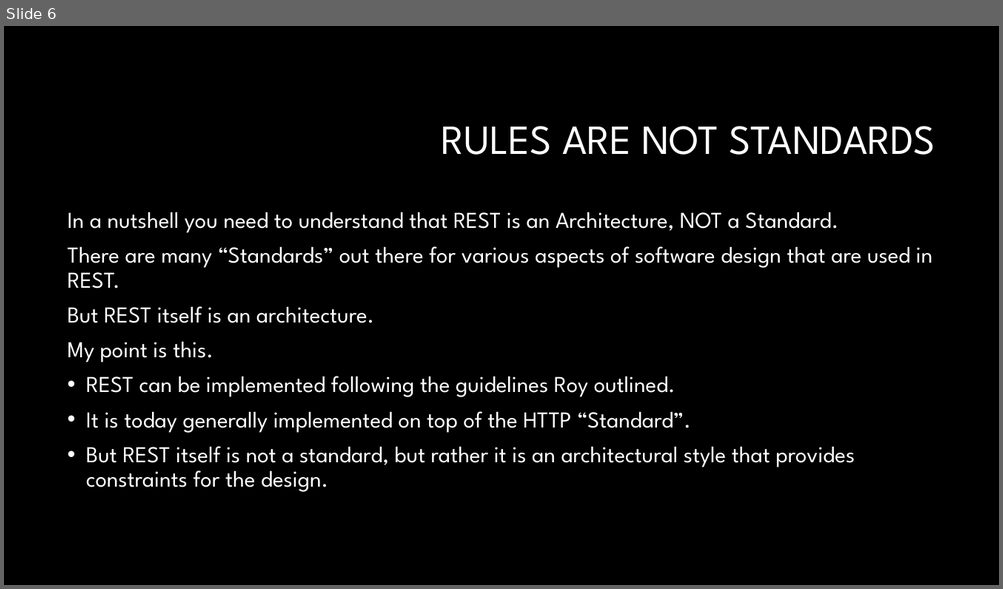
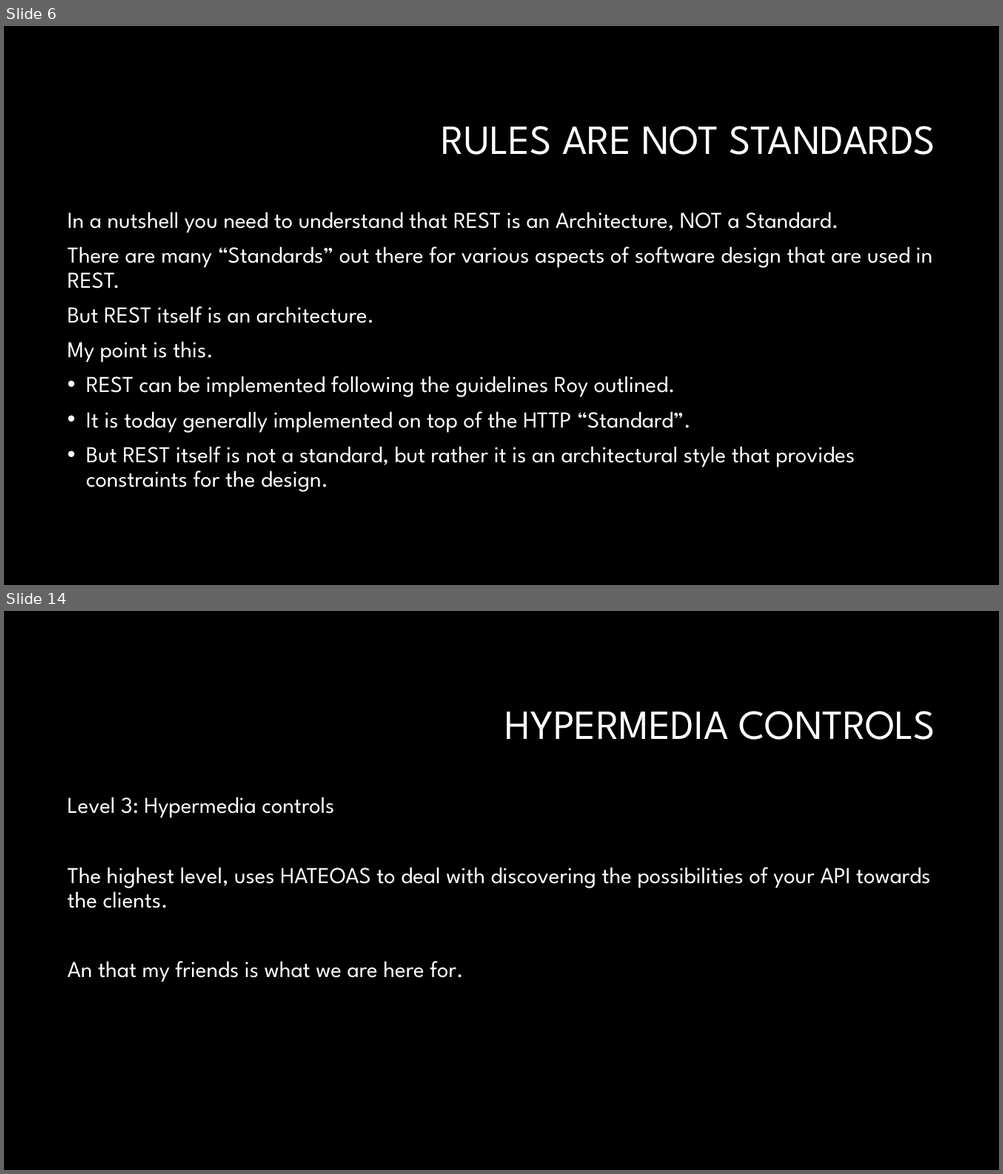
Before and after one commit to RonGarlit/RESTfulApiDemo, a slide deck: RESTful API the HATEOAS Way.pptx. Shown one above the other, each under a label of ours: slide 6 before the commit, slides 6 and 14 after it; the slides between them are not shown. The pictures are 1003x589 and 1003x1174 pixels, drawn with LibreOffice and Linux fonts; fonts in the diff are those of the drawing; background and template pictures are left out. Boxes give left, top, right and bottom in pixels: in the first picture for what was removed or moved away, otherwise in the second. Text is boxed around its words. In the diff, an @@ line names an element or a change of style, - is before the commit and + after.

```diff
--- a/RESTful API the HATEOAS Way.pptx
+++ b/RESTful API the HATEOAS Way.pptx
@@ slide 14 added at (4,611,999,1170), background #000000 @@
@@ title added at (505,711,936,740), 40 pt, text #FFFFFF @@
+HYPERMEDIA CONTROLS
@@ text added at (68,797,930,982), 22 pt, text #FFFFFF @@
+Level 3: Hypermedia controls
+The highest level, uses HATEOAS to deal with discovering the possibilities of your API towards the clients.
+An that my friends is what we are here for.
```
Also in this commit, not shown: 1 slide changed, 9 other slides added.
